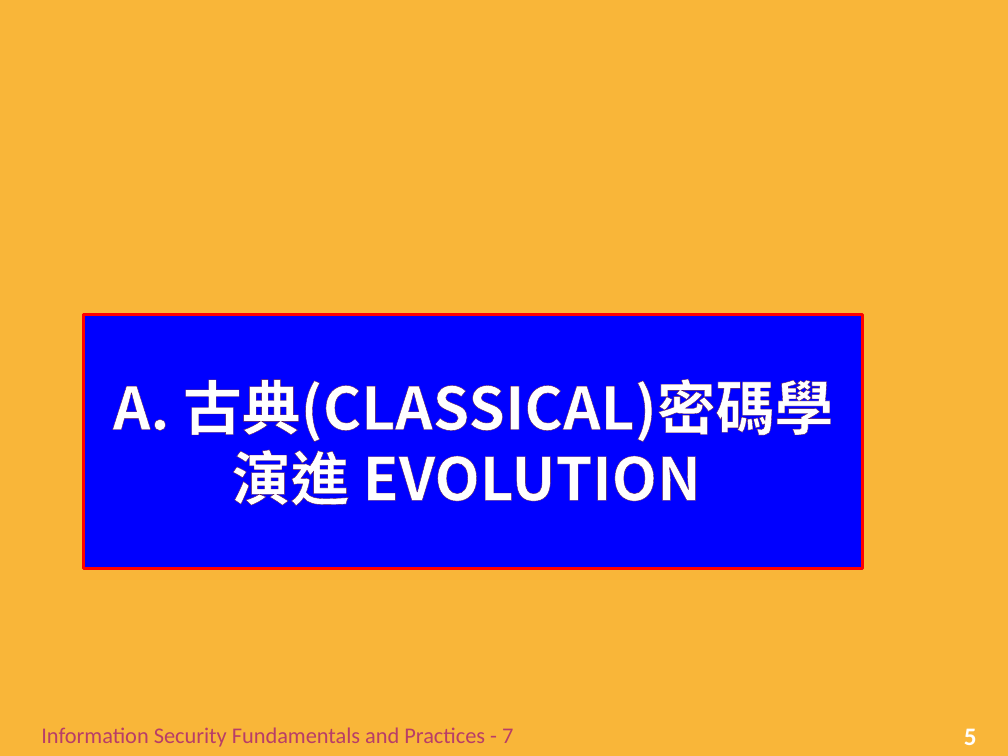
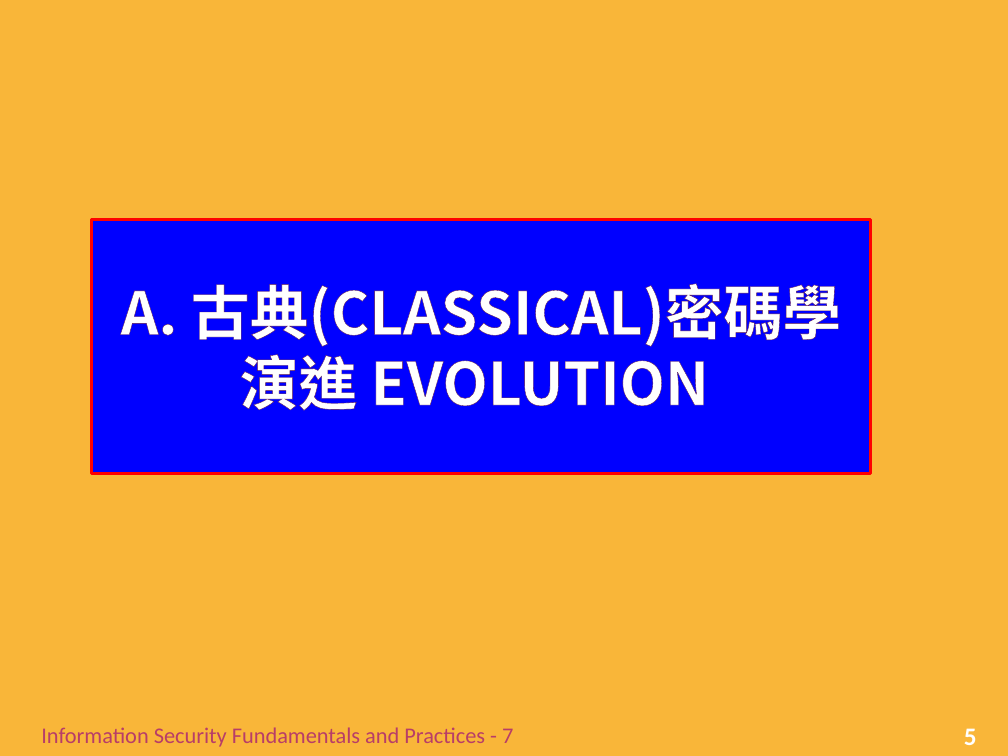
Before and after one commit to chih-chengwu/Information-Security-Markdown, a slide deck: slide 5 of 正本/Ch6_基礎密碼學(潘天佑的第7章).pptx. Drawn at 1008x756 pixels with LibreOffice and Linux fonts; fonts in the diff are those of the drawing; background and template pictures are left out. Boxes give left, top, right and bottom in pixels: in the first picture for what was removed or moved away, otherwise in the second. Text is boxed around its words. In the diff, an @@ line names an element or a change of style, - is before the commit and + after.

```diff
--- a/正本/Ch6_基礎密碼學(潘天佑的第7章).pptx
+++ b/正本/Ch6_基礎密碼學(潘天佑的第7章).pptx
@@ title "A. 古典(CLASSICAL)密碼學 演進 EVOLUTION": place and size @@
-title "A. 古典(CLASSICAL)密碼學 演進 EVOLUTION" at bbox=[84, 314, 863, 569]
+title "A. 古典(CLASSICAL)密碼學 演進 EVOLUTION" at bbox=[92, 220, 871, 474]
```
Also in this commit, not shown: 18 other slides changed, 2 slides added, 2 slides removed, 5 other files.
